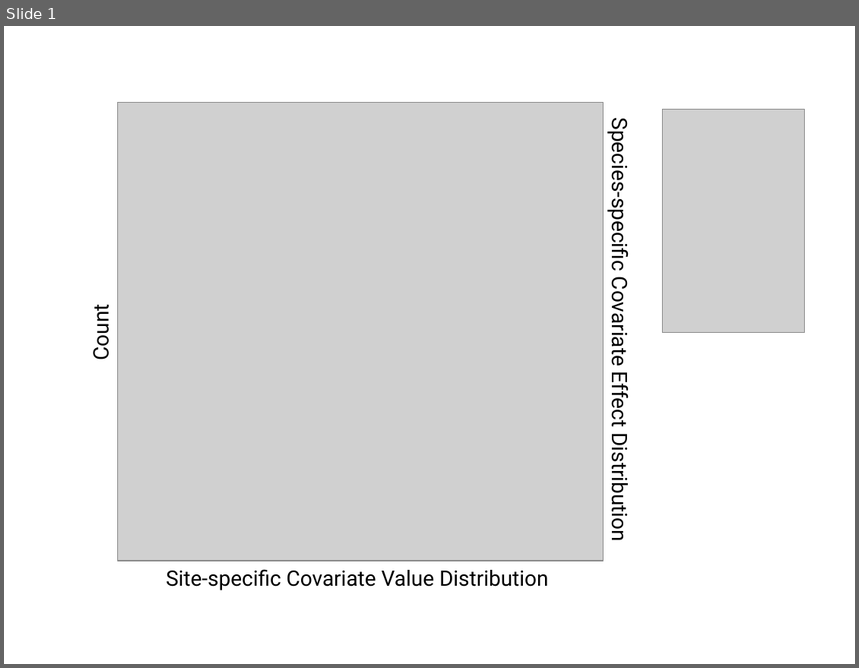
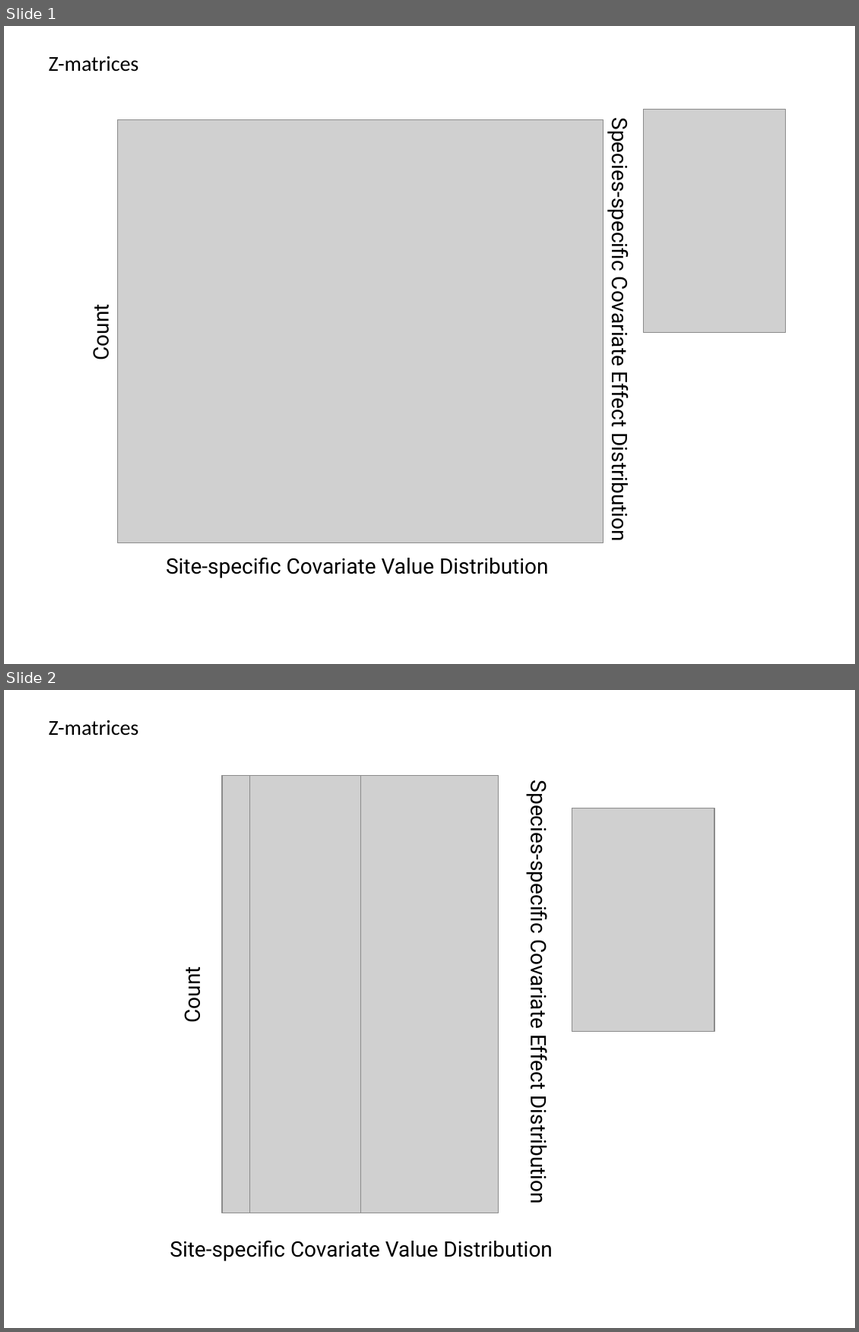
Before and after one commit to jrmihalj/Occ.Modeling.Metacoms, a slide deck: Tables_Figures/Figure_Distribs/Figure_Distribs.pptx. Shown one above the other, each under a label of ours: slide 1 before the commit, slides 1 and 2 after it. The pictures are 859x668 and 859x1332 pixels, drawn with LibreOffice and Linux fonts; fonts in the diff are those of the drawing; grey boxes stand for pictures. Boxes give left, top, right and bottom in pixels: in the first picture for what was removed or moved away, otherwise in the second. Text is boxed around its words. In the diff, an @@ line names an element or a change of style, - is before the commit and + after.

```diff
--- a/Tables_Figures/Figure_Distribs/Figure_Distribs.pptx
+++ b/Tables_Figures/Figure_Distribs/Figure_Distribs.pptx
@@ slide 2 added at <box>4,690,855,1328</box>, background #FFFFFF @@
@@ text added at <box>49,720,139,736</box>, 18 pt, text #000000 @@
+Z-matrices
@@ group added at <box>170,775,715,1262</box>: 4 pictures, 3 texts @@
+Site-specific Covariate Value Distribution
+Count
+Species-specific Covariate Effect Distribution
@@ slide 1 changed as well @@
@@ text added at <box>49,56,139,72</box>, 18 pt, text #000000 @@
+Z-matrices
@@ picture: place and size @@
-picture at <box>662,110,804,333</box>
+picture at <box>643,110,785,333</box>
@@ picture: place and size @@
-picture at <box>117,103,602,561</box>
+picture at <box>117,119,602,544</box>
@@ text "Site-specific Covariate Value Distribution": place and size @@
-text "Site-specific Covariate Value Distribution" at <box>166,569,549,591</box>
+text "Site-specific Covariate Value Distribution" at <box>166,557,549,579</box>
```
Also in this commit, not shown: 1 other slide added, 4 other files.
